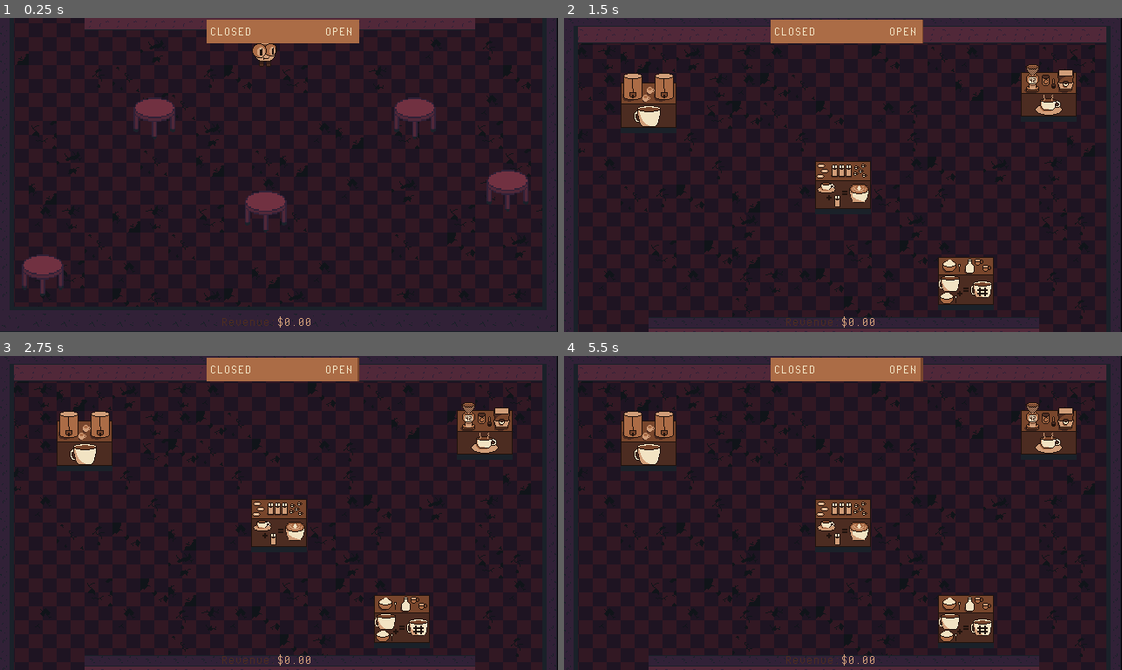
Above: before the commit, frames 1-4 (two rows, left to right).
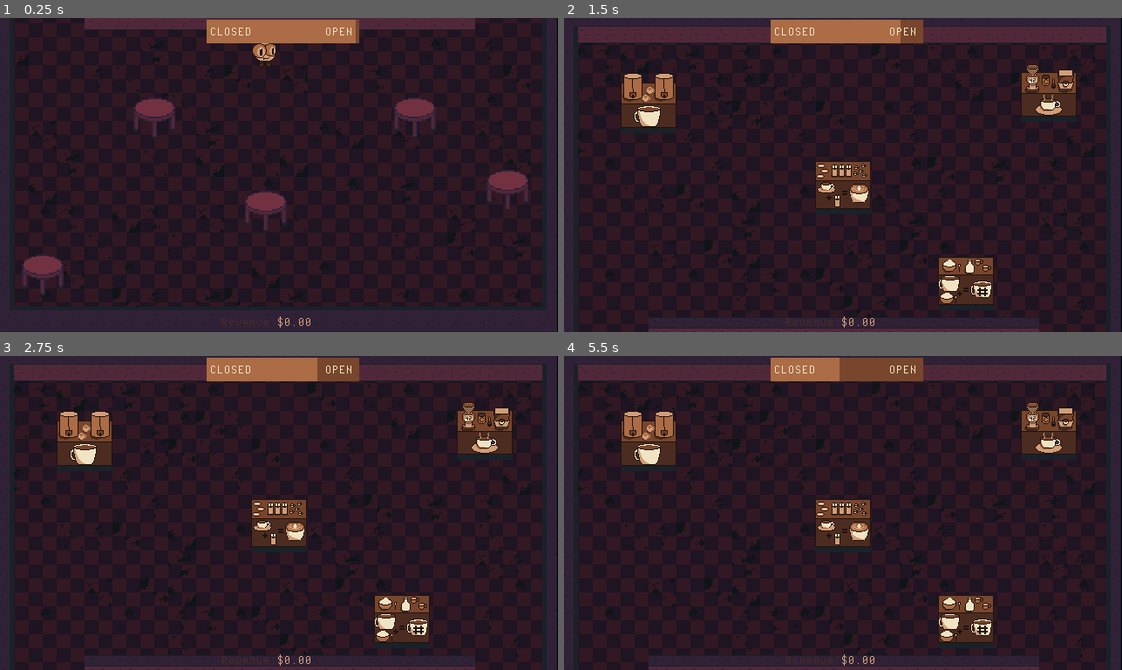
Above: after the commit, the same moments.

Repository: billbobphil/coffee-jam-2023
Game: Godot game, scene res://scenes/rootScene.tscn
The game is run twice, just before and just after one commit, with the same random seed, the same clock (stepped at 60 frames per second) and the same inputs.
Inputs:
- Up to frame 1 (0.25 s): no input
- Up to frame 2 (1.5 s): hold D (move_right) 0.53-1.28 s; tap Tab (change_camera) at 0.6 s; hold S (move_down) from 1.28 s (still down); tap Space (dash) at 1.35 s
- Up to frame 3 (2.75 s): release S (move_down) at 2.03 s; hold D (move_right) from 2.03 s (still down); tap F (interact) at 2.1 s
- Up to frame 4 (5.5 s): release D (move_right) at 2.78 s; hold W (move_up) 2.78-3.53 s; tap one key every 0.75 s from 2.85 s: Tab (change_camera) Space (dash) F (interact) Tab (change_camera); hold A (move_left) 3.53-5.03 s; hold S (move_down) from 5.03 s (still down)

The runs differ from the first frame. In frame 1, less than 0.1% of the frame differs, in the area x 63-65%, y 0-9%; in frame 2, 0.3%; in frame 3, 0.5%; in frame 4, 1.1%, in the area x 49-64%, y 0-9%.

Commit message:
Added level end screen and pause mechanism. Buttons do not have functionality yet.

Diff:
--- a/scenes/camera_trigger.tscn
+++ b/scenes/camera_trigger.tscn
@@ -4,6 +4,7 @@
 size = Vector2(117, 12)
 
 [node name="CameraTrigger" type="Area2D"]
+process_mode = 1
 position = Vector2(10, 350)
 
 [node name="CollisionShape2D" type="CollisionShape2D" parent="."]
--- a/scenes/customer.tscn
+++ b/scenes/customer.tscn
@@ -85,6 +85,7 @@
 radius = 16.1245
 
 [node name="Customer" type="CharacterBody2D"]
+process_mode = 1
 script = ExtResource("1_mei5i")
 speed = 80.0
 
--- /dev/null
+++ b/scenes/level_end.tscn
@@ -0,0 +1,118 @@
+[gd_scene load_steps=10 format=3 uid="uid://b2sjwuo7bihry"]
+
+[ext_resource type="Texture2D" uid="uid://caaemqq2ww1yi" path="res://art/32x32-cube.png" id="1_0hnia"]
+[ext_resource type="Script" path="res://scripts/level_end.gd" id="1_g1t7a"]
+[ext_resource type="FontFile" uid="uid://cooklxfw2lwhf" path="res://fonts/PixelOperatorMono.ttf" id="2_kc3iu"]
+[ext_resource type="Texture2D" uid="uid://df3uxqwbc6ncl" path="res://art/32x32-circle.png" id="2_o861r"]
+
+[sub_resource type="StyleBoxFlat" id="StyleBoxFlat_oanhe"]
+bg_color = Color(0.670588, 0.423529, 0.27451, 1)
+
+[sub_resource type="StyleBoxFlat" id="StyleBoxFlat_h2yb3"]
+bg_color = Color(0.470588, 0.27451, 0.172549, 1)
+
+[sub_resource type="StyleBoxFlat" id="StyleBoxFlat_ih66k"]
+bg_color = Color(0.298039, 0.172549, 0.129412, 1)
+
+[sub_resource type="StyleBoxFlat" id="StyleBoxFlat_4b6b1"]
+bg_color = Color(0.470588, 0.27451, 0.172549, 1)
+
+[sub_resource type="StyleBoxFlat" id="StyleBoxFlat_govgr"]
+bg_color = Color(0.298039, 0.172549, 0.129412, 1)
+
+[node name="Canvas" type="CanvasLayer"]
+script = ExtResource("1_g1t7a")
+
+[node name="Backdrop" type="Sprite2D" parent="."]
+modulate = Color(0.12549, 0.0745098, 0.054902, 1)
+position = Vector2(318.5, 179)
+scale = Vector2(16.7812, 9.3125)
+texture = ExtResource("1_0hnia")
+
+[node name="Sprite2D" type="Sprite2D" parent="."]
+modulate = Color(0.298039, 0.172549, 0.129412, 1)
+position = Vector2(133, 95)
+scale = Vector2(3.95312, 3.72656)
+texture = ExtResource("2_o861r")
+
+[node name="Sprite2D2" type="Sprite2D" parent="."]
+modulate = Color(0.470588, 0.27451, 0.172549, 1)
+position = Vector2(179, 81)
+scale = Vector2(2.54742, 2.40932)
+texture = ExtResource("2_o861r")
+
+[node name="Title" type="Label" parent="."]
+offset_left = 162.0
+offset_top = 43.0
+offset_right = 493.0
+offset_bottom = 107.0
+theme_override_colors/font_color = Color(0.819608, 0.619608, 0.47451, 1)
+theme_override_fonts/font = ExtResource("2_kc3iu")
+theme_override_font_sizes/font_size = 60
+text = "Shop Closed"
+
+[node name="ServedLabel" type="Label" parent="."]
+offset_left = 156.0
+offset_top = 184.0
+offset_right = 285.0
+offset_bottom = 207.0
+theme_override_colors/font_color = Color(0.819608, 0.619608, 0.47451, 1)
+theme_override_fonts/font = ExtResource("2_kc3iu")
+theme_override_font_sizes/font_size = 16
+text = "Customers Served"
+
+[node name="TotalRevenueLabel" type="Label" parent="."]
+offset_left = 368.0
+offset_top = 184.0
+offset_right = 472.0
+offset_bottom = 207.0
+theme_override_colors/font_color = Color(0.819608, 0.619608, 0.47451, 1)
+theme_override_fonts/font = ExtResource("2_kc3iu")
+theme_override_font_sizes/font_size = 16
+text = "Total Revenue"
+
+[node name="TotalRevenueText" type="Label" parent="."]
+offset_left = 363.0
+offset_top = 146.0
+offset_right = 476.0
+offset_bottom = 184.0
+theme_override_colors/font_color = Color(0.94902, 0.890196, 0.764706, 1)
+theme_override_fonts/font = ExtResource("2_kc3iu")
+theme_override_font_sizes/font_size = 32
+text = "$100.00"
+horizontal_alignment = 1
+
+[node name="CustomersServedText" type="Label" parent="."]
+offset_left = 164.0
+offset_top = 146.0
+offset_right = 277.0
+offset_bottom = 184.0
+theme_override_colors/font_color = Color(0.94902, 0.890196, 0.764706, 1)
+theme_override_fonts/font = ExtResource("2_kc3iu")
+theme_override_font_sizes/font_size = 32
+text = "00"
+horizontal_alignment = 1
+
+[node name="PlayAgainButton" type="Button" parent="."]
+offset_left = 149.0
+offset_top = 237.0
+offset_right = 291.0
+offset_bottom = 285.0
+theme_override_fonts/font = ExtResource("2_kc3iu")
+theme_override_styles/normal = SubResource("StyleBoxFlat_oanhe")
+theme_override_styles/hover = SubResource("StyleBoxFlat_h2yb3")
+theme_override_styles/pressed = SubResource("StyleBoxFlat_ih66k")
+text = "PLAY AGAIN"
+
+[node name="MenuButton" type="Button" parent="."]
+offset_left = 352.0
+offset_top = 237.0
+offset_right = 494.0
+offset_bottom = 285.0
+theme_override_fonts/font = ExtResource("2_kc3iu")
+theme_override_styles/normal = SubResource("StyleBoxFlat_oanhe")
+theme_override_styles/hover = SubResource("StyleBoxFlat_4b6b1")
+theme_override_styles/pressed = SubResource("StyleBoxFlat_govgr")
+text = "MENU"
+
+[node name="LevelEndScreen" type="Node2D" parent="."]
--- a/scenes/player.tscn
+++ b/scenes/player.tscn
@@ -59,6 +59,7 @@
 radius = 16.0312
 
 [node name="Player" type="CharacterBody2D" groups=["Player"]]
+process_mode = 1
 position = Vector2(16, 16)
 script = ExtResource("1_fwv3v")
 
--- a/scenes/rootScene.tscn
+++ b/scenes/rootScene.tscn
@@ -11,6 +11,7 @@
 [ext_resource type="Script" path="res://scripts/CustomerManager.gd" id="7_buhyn"]
 [ext_resource type="Script" path="res://scripts/OrderManager.gd" id="8_gsm2p"]
 [ext_resource type="Texture2D" uid="uid://caaemqq2ww1yi" path="res://art/32x32-cube.png" id="11_hfdru"]
+[ext_resource type="PackedScene" uid="uid://b2sjwuo7bihry" path="res://scenes/level_end.tscn" id="12_lmxvb"]
 
 [sub_resource type="StyleBoxFlat" id="StyleBoxFlat_do34n"]
 bg_color = Color(0.470588, 0.27451, 0.172549, 1)
@@ -19,6 +20,7 @@
 bg_color = Color(0.670588, 0.423529, 0.27451, 1)
 
 [node name="Demo" type="Node2D"]
+process_mode = 3
 script = ExtResource("1_84sy3")
 
 [node name="TileMap" type="TileMap" parent="."]
@@ -87,9 +89,11 @@
 position = Vector2(319, 181)
 
 [node name="WallGenerator" type="Node2D" parent="."]
+process_mode = 1
 script = ExtResource("4_nmx7f")
 
 [node name="CameraTriggers" type="Node2D" parent="."]
+process_mode = 1
 
 [node name="KitchenCameraTriggerLeft" parent="CameraTriggers" instance=ExtResource("5_yqnp0")]
 
@@ -103,6 +107,7 @@
 position = Vector2(532, 390)
 
 [node name="Tables" type="Node2D" parent="."]
+process_mode = 1
 
 [node name="Table" parent="Tables" instance=ExtResource("2_4o8w4")]
 position = Vector2(176, 477)
@@ -120,6 +125,7 @@
 position = Vector2(475, 477)
 
 [node name="Stations" type="Node2D" parent="."]
+process_mode = 1
 scale = Vector2(0.984984, 0.624815)
 
 [node name="SugarAndCreamStation" parent="Stations" instance=ExtResource("6_j5wo5")]
@@ -146,6 +152,7 @@
 productType = 0
 
 [node name="CustomerManager" type="Node2D" parent="." node_paths=PackedStringArray("tables")]
+process_mode = 1
 script = ExtResource("7_buhyn")
 tables = [NodePath("../Tables/Table"), NodePath("../Tables/Table2"), NodePath("../Tables/Table3"), NodePath("../Tables/Table4"), NodePath("../Tables/Table5")]
 
@@ -153,6 +160,7 @@
 position = Vector2(304, 789)
 
 [node name="OrderManager" type="Node2D" parent="."]
+process_mode = 1
 script = ExtResource("8_gsm2p")
 
 [node name="NonsenseFill" type="Sprite2D" parent="."]
@@ -162,6 +170,10 @@
 scale = Vector2(1, 32)
 texture = ExtResource("11_hfdru")
 
+[node name="LevelEndScreen" parent="." instance=ExtResource("12_lmxvb")]
+process_mode = 3
+visible = false
+
 [connection signal="body_entered" from="CameraTriggers/KitchenCameraTriggerLeft" to="." method="_on_change_camera" binds= ["kitchen"]]
 [connection signal="body_entered" from="CameraTriggers/KitchenCameraTriggerRight" to="." method="_on_change_camera" binds= ["kitchen"]]
 [connection signal="body_entered" from="CameraTriggers/StorefrontCameraTriggerLeft" to="." method="_on_change_camera" binds= ["storefront"]]
--- a/scripts/gameManager.gd
+++ b/scripts/gameManager.gd
@@ -9,14 +9,16 @@
 var kitchenCamera;
 var storefrontCamera;
 var totalRevenue : float = 0;
-@export var dayLength: float = 300;
+@export var dayLength: float = 10;
 var dayTimer = 0;
 var timeRemainingBar;
 var isShopOpen : bool = true;
+var levelEndScreen;
 
 func _ready():
 	kitchenCamera = $KitchenCamera;
 	storefrontCamera = $StorefrontCamera;
+	levelEndScreen = $LevelEndScreen;
 	timeRemainingBar = get_node("HUD/TimeRemainingBar");
 	dayTimer = dayLength;
 	get_node("OrderManager").payout_triggered.connect(_on_payout_triggered);
@@ -27,9 +29,11 @@
 		dayTimer -= delta;
 		timeRemainingBar.value = (dayTimer / dayLength) * 100;
 	elif(dayTimer <= 0 && isShopOpen):
-		#TODO: neeed to trigger end of day stuff
 		print("Day ended");
 		isShopOpen = false;
+		levelEndScreen.showDialog(11, totalRevenue);
+		get_tree().paused = true;
+
 
 	if(Input.is_action_just_pressed("change_camera")):
 		change_camera("button");
--- /dev/null
+++ b/scripts/level_end.gd
@@ -0,0 +1,7 @@
+extends CanvasLayer
+
+
+func showDialog(customersServed, totalRevenue):
+	self.visible = true;
+	get_node("CustomersServedText").text = str(customersServed);
+	get_node("TotalRevenueText").text = "$" + str(totalRevenue);
Not shown: 1 places in scenes/rootScene.tscn that only renumber resources
